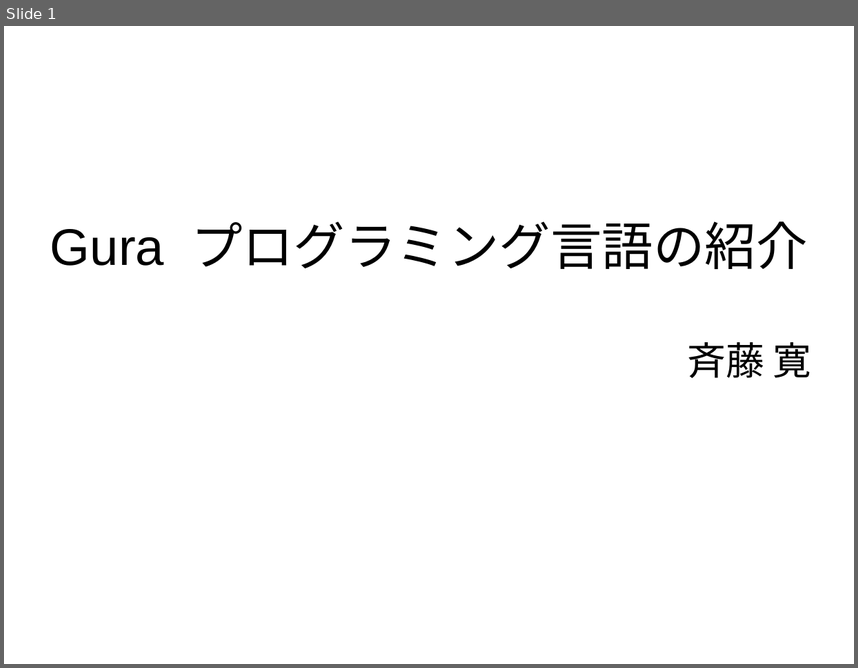
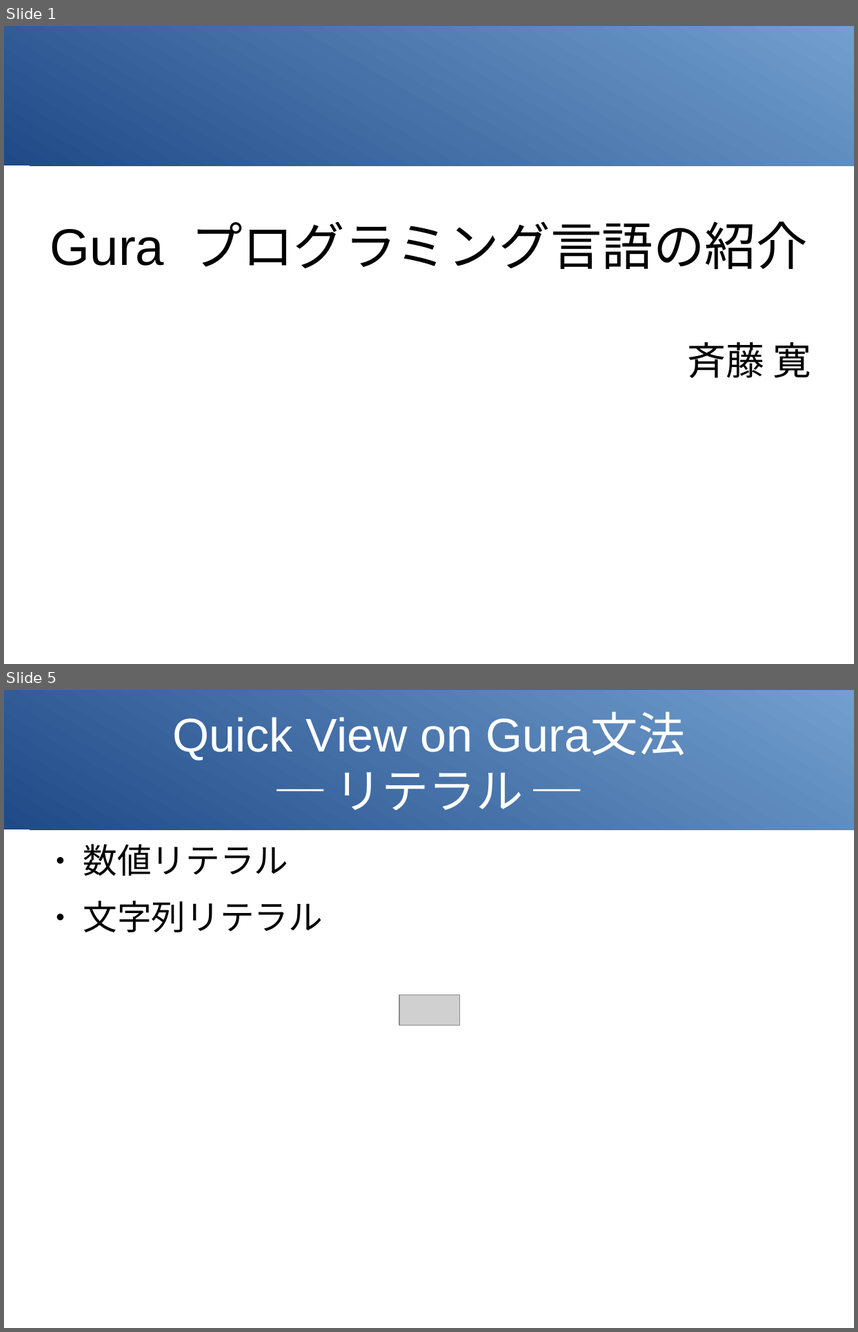
Before and after one commit to gura-lang/gura-doc, a slide deck: presentation/gura-intro.odp. Shown one above the other, each under a label of ours: slide 1 before the commit, slides 1 and 5 after it; the slides between them are not shown. The pictures are 858x668 and 858x1332 pixels, drawn with LibreOffice and Linux fonts; fonts in the diff are those of the drawing; grey boxes stand for pictures; background and template pictures are left out. Boxes give left, top, right and bottom in pixels: in the first picture for what was removed or moved away, otherwise in the second. Text is boxed around its words. In the diff, an @@ line names an element or a change of style, - is before the commit and + after.

```diff
--- a/presentation/gura-intro.odp
+++ b/presentation/gura-intro.odp
@@ slide 5 added at (x1=4, y1=690, x2=854, y2=1328), background #FFFFFF; not listed: 1 template element that a slide beside it also shows @@
@@ title added at (x1=172, y1=713, x2=685, y2=810), 44 pt, text #FFFFFF @@
+Quick View on Gura文法
+─ リテラル ─
@@ text added at (x1=83, y1=844, x2=323, y2=932), 32 pt, text #000000 @@
+● 数値リテラル
+● 文字列リテラル
@@ picture added at (x1=400, y1=995, x2=461, y2=1025) @@
@@ slide 1 changed as well @@
@@ rectangle added at (x1=4, y1=26, x2=854, y2=165), fill gradient #204A87 to #729FCF @@
```
Also in this commit, not shown: 13 other slides added, 2 slides removed.
